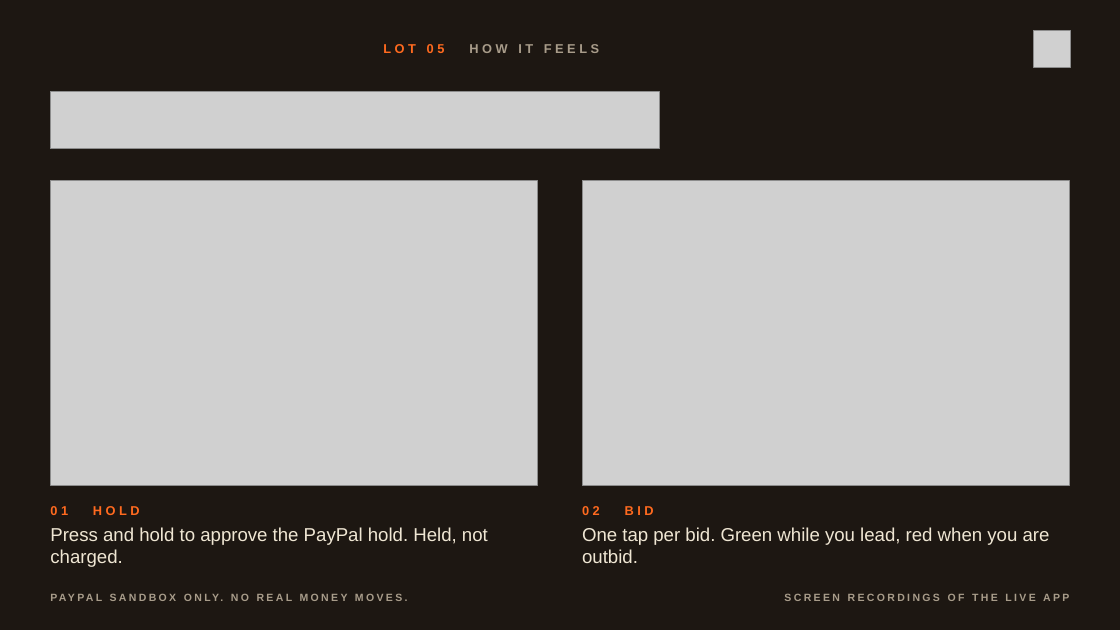
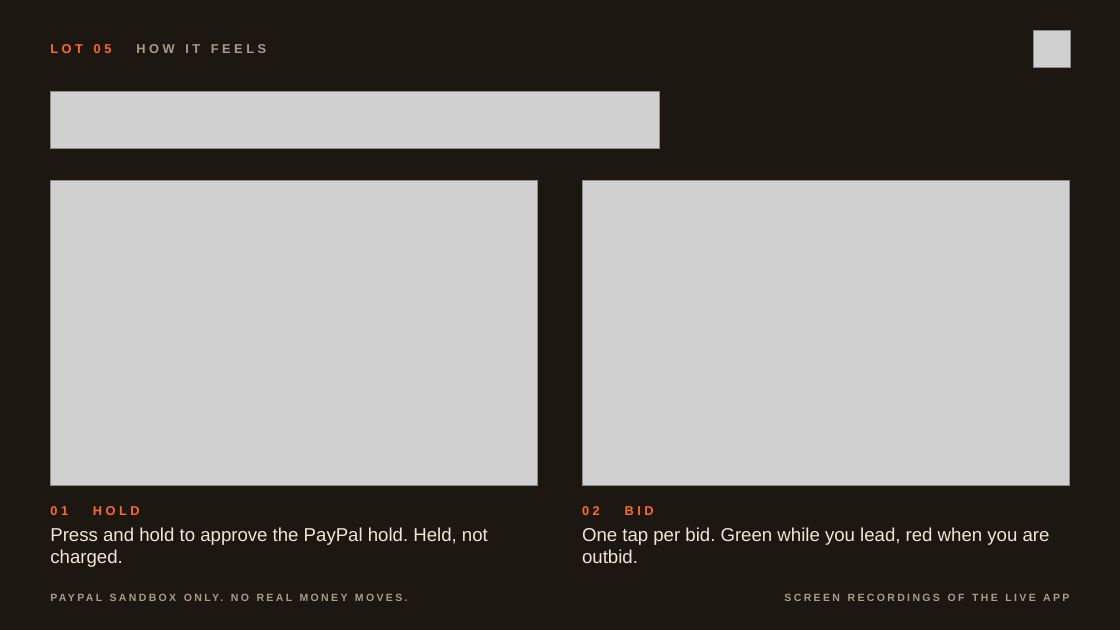
Before and after one commit to harshbhx/gavel-auction, a slide deck: slide 6 of brand/devpost/judges/GAVEL-judge-deck.pptx. Drawn at 1120x630 pixels with LibreOffice and Linux fonts; fonts in the diff are those of the drawing; grey boxes stand for pictures. Boxes give left, top, right and bottom in pixels: in the first picture for what was removed or moved away, otherwise in the second. Text is boxed around its words. In the diff, an @@ line names an element or a change of style, - is before the commit and + after.

```diff
--- a/brand/devpost/judges/GAVEL-judge-deck.pptx
+++ b/brand/devpost/judges/GAVEL-judge-deck.pptx
@@ title "LOT 05 HOW IT FEELS" at <box>50,44,266,53</box>: alignment centre to left @@
```
Also in this commit, not shown: 13 other slides changed, 4 other files.
